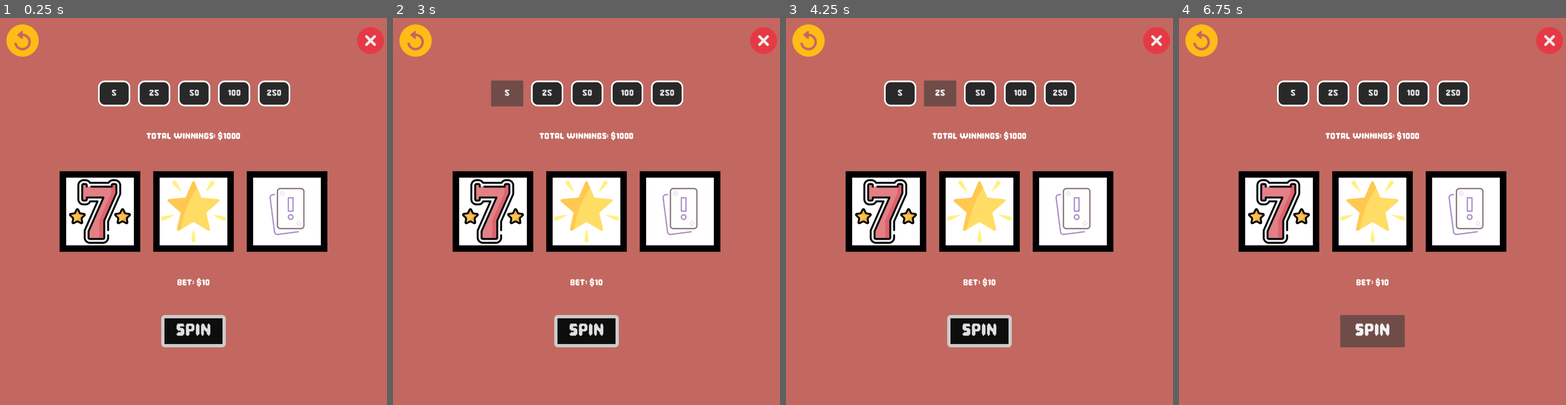
Above: before the commit, frames 1-4 (left to right).
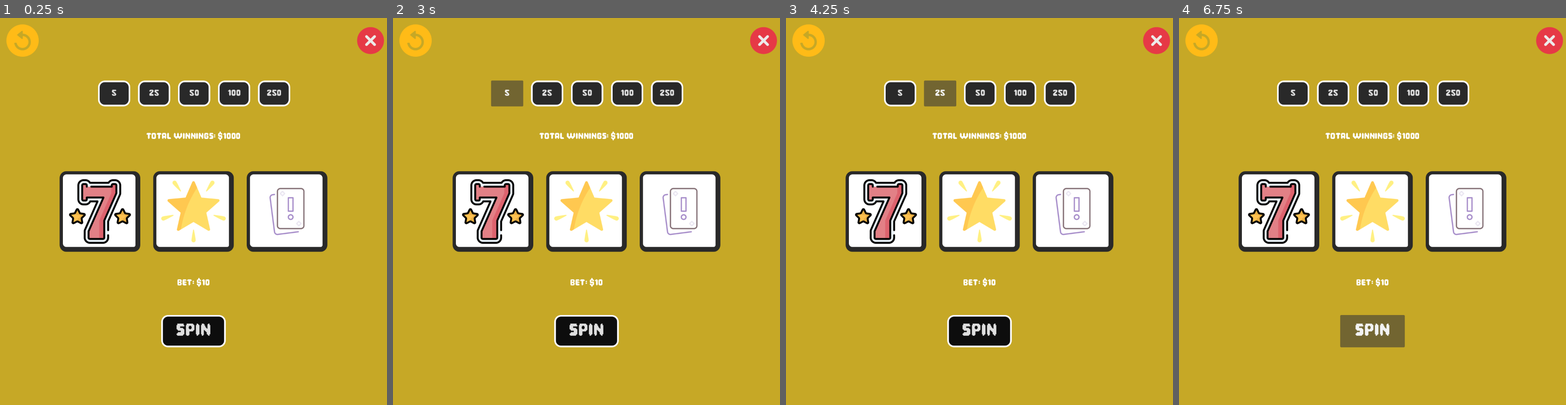
Above: after the commit, the same moments.

Repository: ankit-suman-07/GODOT_Slots
Game: Godot game, scene res://scenes/game_screen.tscn
The game is run twice, just before and just after one commit, with the same random seed, the same clock (stepped at 60 frames per second) and the same inputs. The project has no main scene, so this scene is started directly.
Inputs (mouse positions are in pixels of both pictures, inside the frame that each line leads up to):
- Up to frame 1 (0.25 s): no input
- Up to frame 2 (3 s): click (416, 41) at 0.5 s; click (416, 41) at 1.25 s; click (416, 41) at 2 s; click "5" at 2.75 s
- Up to frame 3 (4.25 s): click "25" at 3.5 s
- Up to frame 4 (6.75 s): click "50" at 4.25 s; click "100" at 5 s; click "250" at 5.75 s; click "SPIN" at 6.5 s

The runs differ from the first frame. In frame 1, 86% of the frame differs, in the area x 0-100%, y 0-100%; in frame 2, 87%; in frame 3, 87%; in frame 4, 87%.

Commit message:
Create Main Menu scene

Diff:
--- a/project.godot
+++ b/project.godot
@@ -28,4 +28,4 @@
 rendering_device/driver.windows="d3d12"
 renderer/rendering_method="gl_compatibility"
 renderer/rendering_method.mobile="gl_compatibility"
-environment/defaults/default_clear_color=Color(0.7607843, 0.40784314, 0.3764706, 1)
+environment/defaults/default_clear_color=Color(0.7768683, 0.65700024, 0.14790049, 1)
--- a/scenes/game_screen.tscn
+++ b/scenes/game_screen.tscn
@@ -10,11 +10,15 @@
 
 [sub_resource type="StyleBoxFlat" id="StyleBoxFlat_dv2sx"]
 bg_color = Color(1, 1, 1, 1)
-border_width_left = 20
-border_width_top = 20
-border_width_right = 20
-border_width_bottom = 20
-border_color = Color(0, 0, 0.007843138, 1)
+border_width_left = 10
+border_width_top = 10
+border_width_right = 15
+border_width_bottom = 15
+border_color = Color(0.16026929, 0.16026929, 0.16026929, 1)
+corner_radius_top_left = 20
+corner_radius_top_right = 20
+corner_radius_bottom_right = 20
+corner_radius_bottom_left = 20
 
 [sub_resource type="StyleBoxFlat" id="StyleBoxFlat_dthvl"]
 bg_color = Color(0.16206557, 0.1620656, 0.16206548, 1)
@@ -30,14 +34,15 @@
 
 [sub_resource type="StyleBoxFlat" id="StyleBoxFlat_r01d7"]
 bg_color = Color(0.05197096, 0.051970966, 0.051970914, 1)
-border_width_left = 10
-border_width_top = 10
-border_width_right = 10
-border_width_bottom = 10
-corner_radius_top_left = 10
-corner_radius_top_right = 10
-corner_radius_bottom_right = 10
-corner_radius_bottom_left = 10
+border_width_left = 5
+border_width_top = 5
+border_width_right = 5
+border_width_bottom = 5
+border_color = Color(1, 1, 1, 1)
+corner_radius_top_left = 20
+corner_radius_top_right = 20
+corner_radius_bottom_right = 20
+corner_radius_bottom_left = 20
 
 [sub_resource type="StyleBoxFlat" id="StyleBoxFlat_1urxi"]
 bg_color = Color(0.6, 0.6, 0.6, 0)
--- /dev/null
+++ b/scenes/main_menu.tscn
@@ -0,0 +1,55 @@
+[gd_scene format=3 uid="uid://c5i4235j2bgpq"]
+
+[ext_resource type="FontFile" uid="uid://chx6dye232i65" path="res://assets/fonts/Pixel Game.otf" id="1_l6cm7"]
+
+[sub_resource type="StyleBoxFlat" id="StyleBoxFlat_l6cm7"]
+bg_color = Color(0, 0, 0, 1)
+border_width_left = 5
+border_width_top = 5
+border_width_right = 5
+border_width_bottom = 5
+expand_margin_left = 20.0
+expand_margin_top = 20.0
+expand_margin_right = 20.0
+expand_margin_bottom = 20.0
+
+[node name="MainMenu" type="Control" unique_id=607244240]
+layout_mode = 3
+anchors_preset = 15
+anchor_right = 1.0
+anchor_bottom = 1.0
+grow_horizontal = 2
+grow_vertical = 2
+
+[node name="CenterContainer" type="CenterContainer" parent="." unique_id=850163551]
+layout_mode = 1
+anchors_preset = 15
+anchor_right = 1.0
+anchor_bottom = 1.0
+grow_horizontal = 2
+grow_vertical = 2
+
+[node name="VBoxContainer" type="VBoxContainer" parent="CenterContainer" unique_id=135384036]
+layout_mode = 2
+theme_override_constants/separation = 50
+alignment = 1
+
+[node name="GameName" type="Label" parent="CenterContainer/VBoxContainer" unique_id=2089263110]
+layout_mode = 2
+theme_override_fonts/font = ExtResource("1_l6cm7")
+theme_override_font_sizes/font_size = 96
+text = "SLOTS"
+
+[node name="PlayGame" type="Button" parent="CenterContainer/VBoxContainer" unique_id=2132969716]
+layout_mode = 2
+theme_override_fonts/font = ExtResource("1_l6cm7")
+theme_override_font_sizes/font_size = 36
+theme_override_styles/normal = SubResource("StyleBoxFlat_l6cm7")
+text = "New Game"
+
+[node name="Exit" type="Button" parent="CenterContainer/VBoxContainer" unique_id=757960273]
+layout_mode = 2
+theme_override_fonts/font = ExtResource("1_l6cm7")
+theme_override_font_sizes/font_size = 36
+theme_override_styles/normal = SubResource("StyleBoxFlat_l6cm7")
+text = "Quit"
